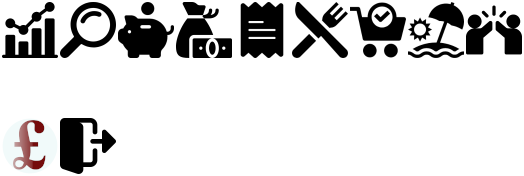
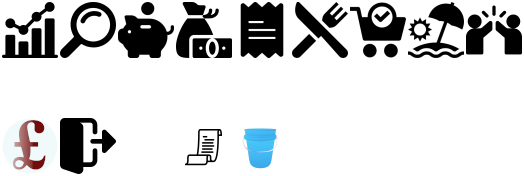
Two versions of the same layered image (524x176). Layer-by-layer changes:
added layer "bucket" above "receipt" over [242, 128, 278, 169]
added layer "receipt" above "logo" over [185, 129, 222, 166]
